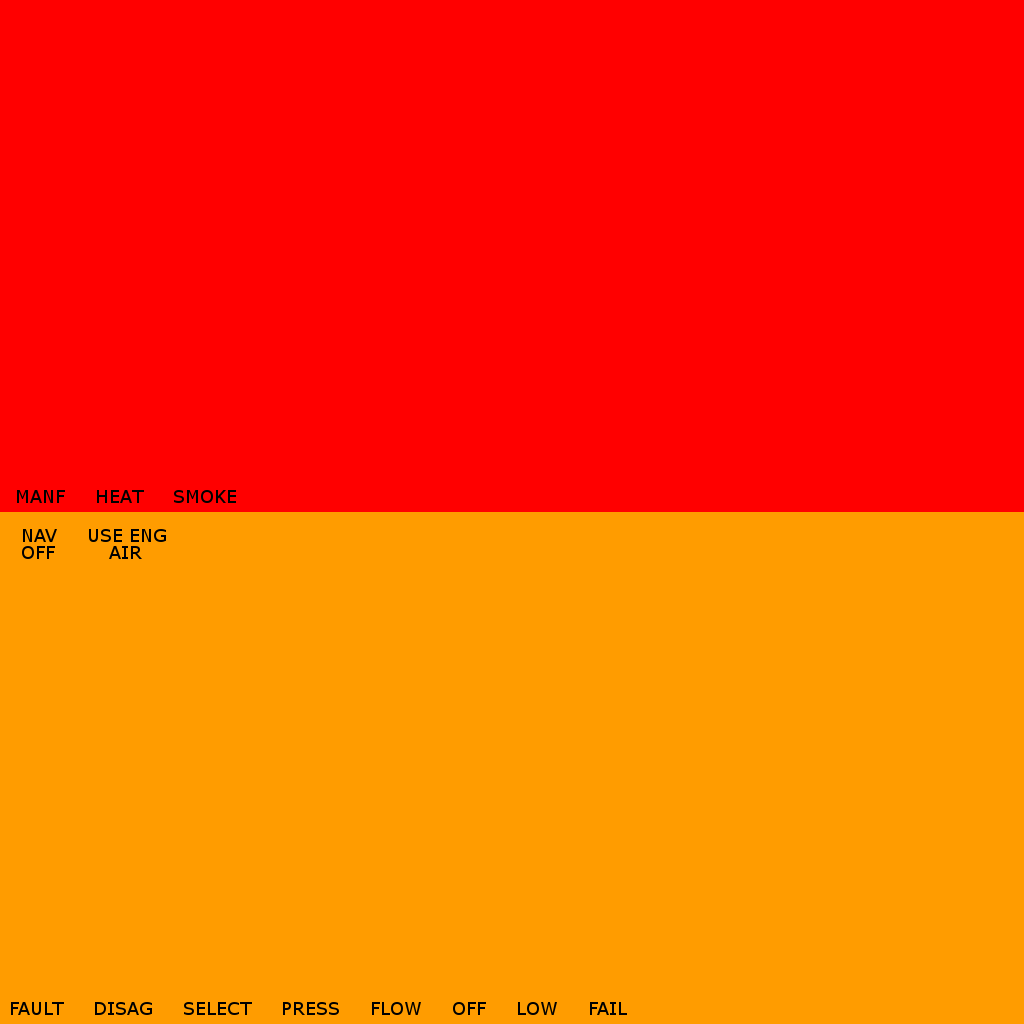
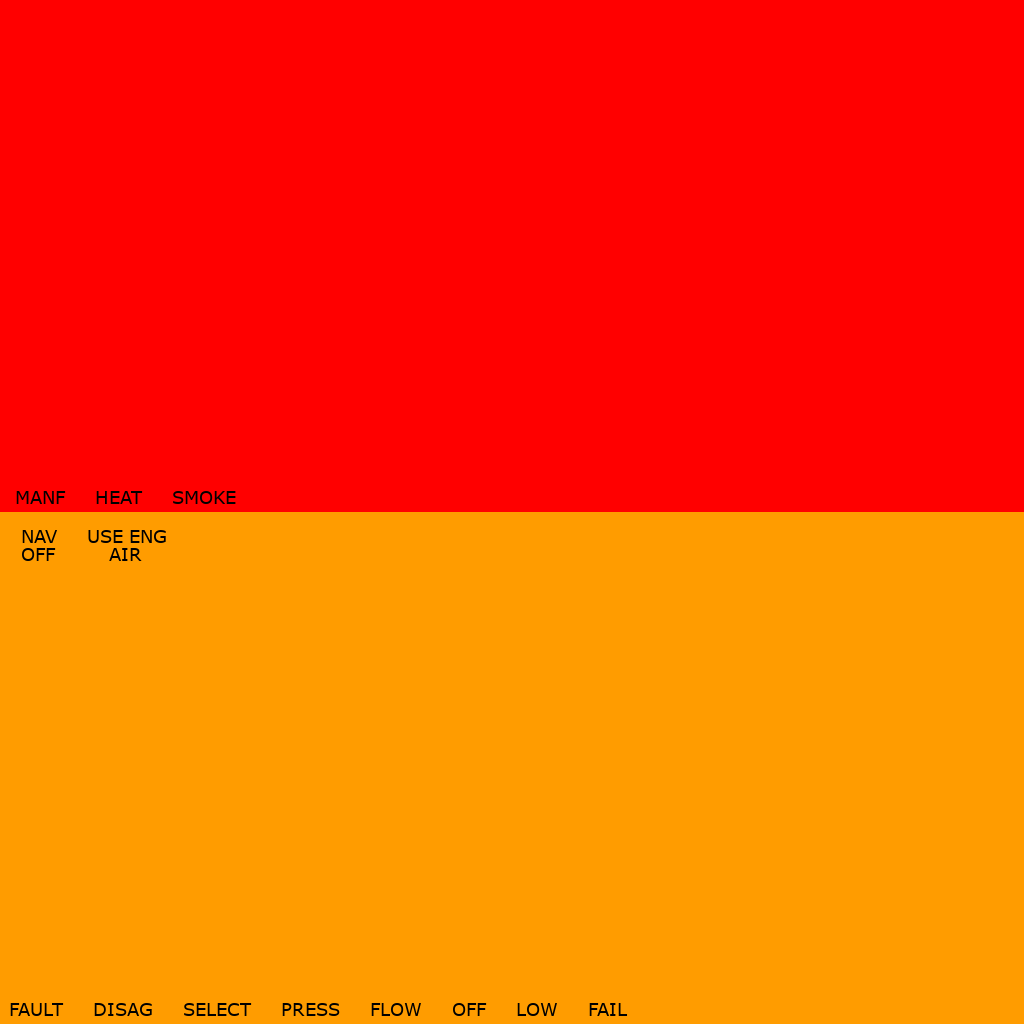
Layer changes from the first 1024px x 1024px image to the second:
painted on "MANF HEAT SMOKE" over <box>16,490,236,504</box>
painted on "NAV USE ENG ..." over <box>22,529,166,561</box>
painted on "FAULT DISAG SELECT ..." over <box>10,1002,628,1016</box>
